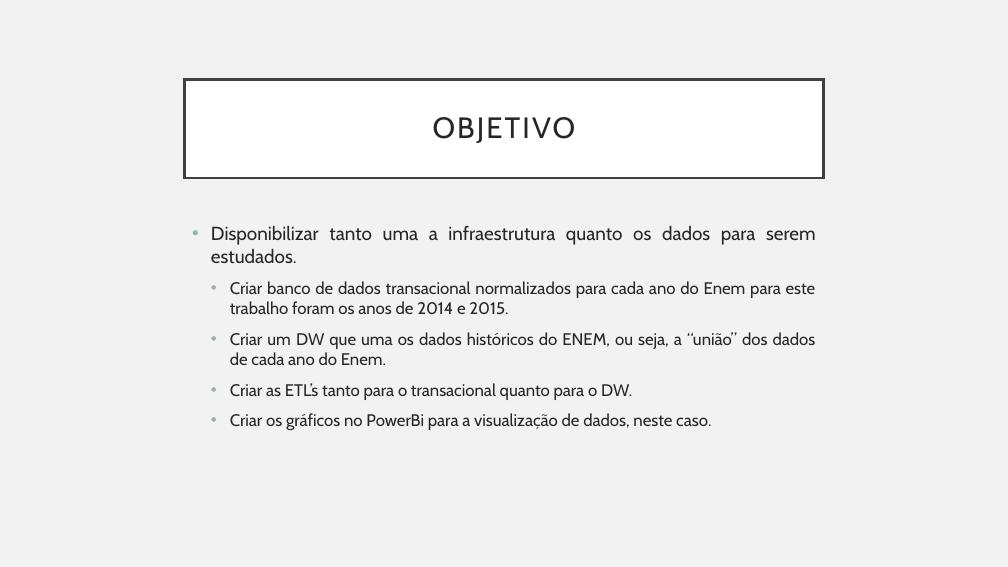
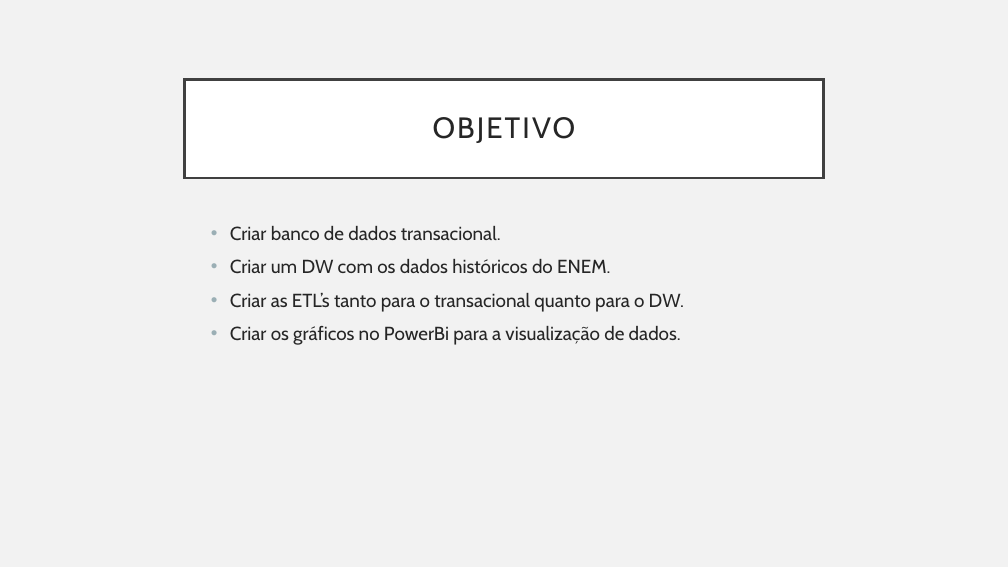
Before and after one commit to martins9/repositoriomonografia, a slide deck: slide 4 of Apresentação_Monografia.pptx. Drawn at 1008x567 pixels with LibreOffice and Linux fonts; fonts in the diff are those of the drawing. Boxes give left, top, right and bottom in pixels: in the first picture for what was removed or moved away, otherwise in the second. Text is boxed around its words. In the diff, an @@ line names an element or a change of style, - is before the commit and + after.

```diff
--- a/Apresentação_Monografia.pptx
+++ b/Apresentação_Monografia.pptx
@@ text at [230, 226, 610, 274]: text changed; size 16 to 18 pt @@
-• Disponibilizar tanto uma a infraestrutura quanto os dados para serem estudados.
-  • Criar banco de dados transacional normalizados para cada ano do Enem para este trabalho foram os anos de 2014 e 2015.
-  • Criar um DW que uma os dados históricos do ENEM, ou seja, a “união” dos dados de cada ano do Enem.
+  • Criar banco de dados transacional.
+  • Criar um DW com os dados históricos do ENEM.
@@ text at [230, 293, 684, 312]: size 16 to 18 pt in "Criar as ETL’s tanto para o transacional ..." @@
@@ text at [230, 326, 681, 345]: text changed; size 16 to 18 pt @@
-  • Criar os gráficos no PowerBi para a visualização de dados, neste caso.
+  • Criar os gráficos no PowerBi para a visualização de dados.
```
Also in this commit, not shown: 10 other slides changed, 1 slide added, 5 slides removed, 1 other file.
